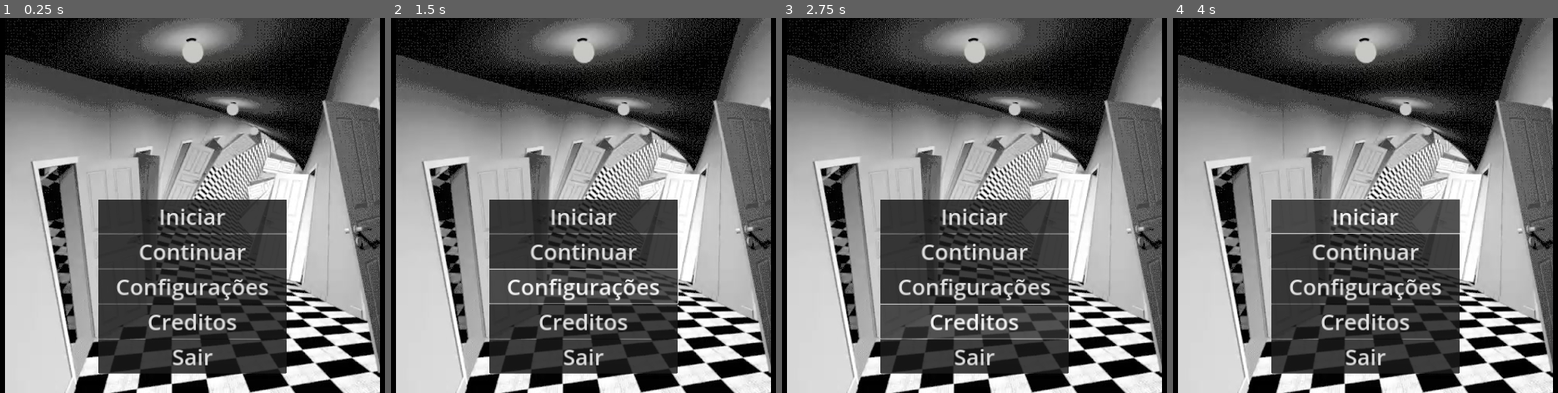
Above: before the commit, frames 1-4 (left to right).
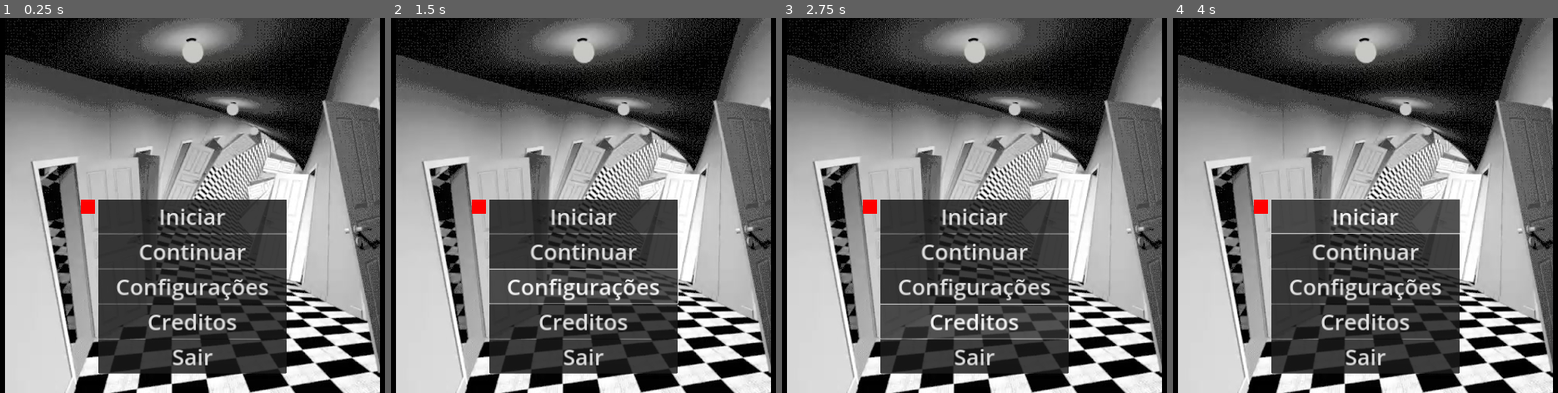
Above: after the commit, the same moments.

Repository: gsmereka/Criascript-Jam-Game
Game: Godot game, scene res://Interface/Menu/menu.tscn
Two runs of this game, one before a commit and one after it. Both use one fixed random seed, a clock stepped at 60 frames per second and the inputs below. The project has no main scene, so this scene is started directly.
Inputs:
- Up to frame 1 (0.25 s): no input
- Up to frame 2 (1.5 s): click "Continuar" at 0.5 s; click "Configurações" at 1.25 s
- Up to frame 3 (2.75 s): click "Creditos" at 2 s
- Up to frame 4 (4 s): click "Iniciar" at 2.75 s; click "Iniciar" at 3.5 s

The runs differ from the first frame. In frame 1, 0.1% of the frame differs, in the area x 20-25%, y 48-53%; in frame 2, 0.1%; in frame 3, 0.1%; in frame 4, 0.1%.

Commit message:
update-menu

Diff:
--- /dev/null
+++ b/Interface/ConfigMenu/config_menu.tscn
@@ -0,0 +1,94 @@
+[gd_scene load_steps=4 format=3 uid="uid://bi0w8f3fbx3tv"]
+
+[sub_resource type="StyleBoxFlat" id="StyleBoxFlat_nxvck"]
+bg_color = Color(0.6, 0.6, 0.6, 0)
+
+[sub_resource type="StyleBoxFlat" id="StyleBoxFlat_pbe07"]
+bg_color = Color(0, 0, 0, 1)
+
+[sub_resource type="LabelSettings" id="LabelSettings_p6c4i"]
+font_size = 64
+
+[node name="ConfigMenu" type="Control"]
+layout_mode = 3
+anchors_preset = 15
+anchor_right = 1.0
+anchor_bottom = 1.0
+grow_horizontal = 2
+grow_vertical = 2
+
+[node name="BackgroundColor" type="ColorRect" parent="."]
+layout_mode = 1
+anchors_preset = 15
+anchor_right = 1.0
+anchor_bottom = 1.0
+grow_horizontal = 2
+grow_vertical = 2
+color = Color(0, 0, 0, 1)
+metadata/_edit_use_anchors_ = true
+
+[node name="ConfigPanel" type="Panel" parent="."]
+layout_mode = 1
+anchors_preset = 8
+anchor_left = 0.5
+anchor_top = 0.5
+anchor_right = 0.5
+anchor_bottom = 0.5
+offset_left = -271.0
+offset_top = -209.0
+offset_right = 271.0
+offset_bottom = 384.0
+grow_horizontal = 2
+grow_vertical = 2
+theme_override_styles/panel = SubResource("StyleBoxFlat_nxvck")
+
+[node name="PanelBackground" type="Panel" parent="ConfigPanel"]
+layout_mode = 1
+anchors_preset = 15
+anchor_right = 1.0
+anchor_bottom = 1.0
+offset_top = -9.0
+offset_bottom = -100.0
+grow_horizontal = 2
+grow_vertical = 2
+theme_override_styles/panel = SubResource("StyleBoxFlat_pbe07")
+
+[node name="OptionsContainer" type="VBoxContainer" parent="ConfigPanel"]
+layout_mode = 1
+anchors_preset = 15
+anchor_right = 1.0
+anchor_bottom = 1.0
+offset_bottom = -71.0
+grow_horizontal = 2
+grow_vertical = 2
+
+[node name="FullScreen" type="Button" parent="ConfigPanel/OptionsContainer"]
+layout_mode = 2
+theme_override_font_sizes/font_size = 64
+text = "Tela Cheia
+"
+
+[node name="Volume" type="HBoxContainer" parent="ConfigPanel/OptionsContainer"]
+custom_minimum_size = Vector2(0, 96)
+layout_mode = 2
+
+[node name="Label" type="Label" parent="ConfigPanel/OptionsContainer/Volume"]
+custom_minimum_size = Vector2(200, 0)
+layout_mode = 2
+text = "Vol"
+label_settings = SubResource("LabelSettings_p6c4i")
+horizontal_alignment = 1
+
+[node name="Volume" type="HSlider" parent="ConfigPanel/OptionsContainer/Volume"]
+custom_minimum_size = Vector2(271, 96)
+layout_mode = 2
+
+[node name="Language" type="Button" parent="ConfigPanel/OptionsContainer"]
+layout_mode = 2
+theme_override_font_sizes/font_size = 64
+text = "Idioma"
+
+[node name="ExitConfig" type="Button" parent="ConfigPanel/OptionsContainer"]
+layout_mode = 2
+theme_override_font_sizes/font_size = 64
+text = "Fechar"
--- a/Interface/Menu/menu.tscn
+++ b/Interface/Menu/menu.tscn
@@ -1,9 +1,14 @@
-[gd_scene load_steps=3 format=3 uid="uid://bm25056tyrsyl"]
+[gd_scene load_steps=6 format=3 uid="uid://bm25056tyrsyl"]
 
 [ext_resource type="Texture2D" uid="uid://dbwtrfalr2xno" path="res://Interface/Menu/menu.jpg" id="1_akneg"]
+[ext_resource type="PackedScene" uid="uid://bi0w8f3fbx3tv" path="res://Interface/ConfigMenu/config_menu.tscn" id="2_5hr7w"]
+[ext_resource type="Script" path="res://Interface/Menu/selection_cursor.gd" id="2_xqi0e"]
 
 [sub_resource type="StyleBoxFlat" id="StyleBoxFlat_nxvck"]
 bg_color = Color(0.6, 0.6, 0.6, 0)
+
+[sub_resource type="StyleBoxFlat" id="StyleBoxFlat_mdoyc"]
+bg_color = Color(0, 0, 0, 1)
 
 [node name="Menu" type="Control"]
 layout_mode = 3
@@ -13,7 +18,7 @@
 grow_horizontal = 2
 grow_vertical = 2
 
-[node name="Blackbackground" type="TextureRect" parent="."]
+[node name="Background" type="TextureRect" parent="."]
 modulate = Color(0, 0, 0, 1)
 layout_mode = 1
 anchors_preset = 15
@@ -38,6 +43,14 @@
 grow_horizontal = 2
 grow_vertical = 2
 texture = ExtResource("1_akneg")
+
+[node name="SelectionCursor" type="ColorRect" parent="." node_paths=PackedStringArray("menu")]
+layout_mode = 0
+offset_right = 40.0
+offset_bottom = 40.0
+color = Color(1, 0, 0, 1)
+script = ExtResource("2_xqi0e")
+menu = NodePath("../OptionsPanel2/OptionsContainer")
 
 [node name="OptionsPanel" type="Panel" parent="."]
 layout_mode = 1
@@ -98,3 +111,69 @@
 theme_override_font_sizes/font_size = 64
 text = "Sair
 "
+
+[node name="OptionsPanel2" type="Panel" parent="."]
+visible = false
+layout_mode = 1
+anchors_preset = 8
+anchor_left = 0.5
+anchor_top = 0.5
+anchor_right = 0.5
+anchor_bottom = 0.5
+offset_left = -271.0
+offset_top = -17.0
+offset_right = 271.0
+offset_bottom = 576.0
+grow_horizontal = 2
+grow_vertical = 2
+theme_override_styles/panel = SubResource("StyleBoxFlat_nxvck")
+
+[node name="PanelBackground" type="Panel" parent="OptionsPanel2"]
+layout_mode = 1
+anchors_preset = 15
+anchor_right = 1.0
+anchor_bottom = 1.0
+offset_bottom = -93.0
+grow_horizontal = 2
+grow_vertical = 2
+theme_override_styles/panel = SubResource("StyleBoxFlat_mdoyc")
+
+[node name="OptionsContainer" type="VBoxContainer" parent="OptionsPanel2"]
+layout_mode = 1
+anchors_preset = 15
+anchor_right = 1.0
+anchor_bottom = 1.0
+offset_bottom = -71.0
+grow_horizontal = 2
+grow_vertical = 2
+
+[node name="Init" type="Label" parent="OptionsPanel2/OptionsContainer"]
+layout_mode = 2
+theme_override_font_sizes/font_size = 64
+text = "Iniciar"
+
+[node name="Continue" type="Label" parent="OptionsPanel2/OptionsContainer"]
+layout_mode = 2
+theme_override_font_sizes/font_size = 64
+text = "Continuar"
+
+[node name="Config" type="Label" parent="OptionsPanel2/OptionsContainer"]
+layout_mode = 2
+theme_override_font_sizes/font_size = 64
+text = "Configurações
+"
+
+[node name="Credits" type="Label" parent="OptionsPanel2/OptionsContainer"]
+layout_mode = 2
+theme_override_font_sizes/font_size = 64
+text = "Creditos"
+
+[node name="Exit" type="Label" parent="OptionsPanel2/OptionsContainer"]
+layout_mode = 2
+theme_override_font_sizes/font_size = 64
+text = "Sair
+"
+
+[node name="ConfigMenu" parent="." instance=ExtResource("2_5hr7w")]
+visible = false
+layout_mode = 1
--- /dev/null
+++ b/Interface/Menu/selection_cursor.gd
@@ -0,0 +1,29 @@
+extends ColorRect
+
+@export var menu: VBoxContainer
+var index := 0
+
+
+func go_to_index():
+	global_position = menu.get_child(index).global_position
+	global_position.x -= 50
+	pass
+
+# Called when the node enters the scene tree for the first time.
+func _ready() -> void:
+	go_to_index()
+	#print(menu.get_child(0).name)
+	pass # Replace with function body.
+
+
+# Called every frame. 'delta' is the elapsed time since the previous frame.
+func _process(delta: float) -> void:
+	if Input.is_action_just_pressed("ui_down"):
+		index += 1;
+		#go_to_index();
+	if Input.is_action_just_pressed("ui_up"):
+		index -= 1;
+		if (index < 0):
+			index = 0
+		go_to_index();
+	pass
--- a/project.godot
+++ b/project.godot
@@ -22,6 +22,41 @@
 window/size/window_height_override=648
 window/stretch/mode="canvas_items"
 
+[input]
+
+ui_left={
+"deadzone": 0.5,
+"events": [Object(InputEventKey,"resource_local_to_scene":false,"resource_name":"","device":0,"window_id":0,"alt_pressed":false,"shift_pressed":false,"ctrl_pressed":false,"meta_pressed":false,"pressed":false,"keycode":4194319,"physical_keycode":0,"key_label":0,"unicode":0,"location":0,"echo":false,"script":null)
+, Object(InputEventJoypadButton,"resource_local_to_scene":false,"resource_name":"","device":0,"button_index":13,"pressure":0.0,"pressed":false,"script":null)
+, Object(InputEventJoypadMotion,"resource_local_to_scene":false,"resource_name":"","device":0,"axis":0,"axis_value":-1.0,"script":null)
+, Object(InputEventKey,"resource_local_to_scene":false,"resource_name":"","device":-1,"window_id":0,"alt_pressed":false,"shift_pressed":false,"ctrl_pressed":false,"meta_pressed":false,"pressed":false,"keycode":0,"physical_keycode":65,"key_label":0,"unicode":97,"location":0,"echo":false,"script":null)
+]
+}
+ui_right={
+"deadzone": 0.5,
+"events": [Object(InputEventKey,"resource_local_to_scene":false,"resource_name":"","device":0,"window_id":0,"alt_pressed":false,"shift_pressed":false,"ctrl_pressed":false,"meta_pressed":false,"pressed":false,"keycode":4194321,"physical_keycode":0,"key_label":0,"unicode":0,"location":0,"echo":false,"script":null)
+, Object(InputEventJoypadButton,"resource_local_to_scene":false,"resource_name":"","device":0,"button_index":14,"pressure":0.0,"pressed":false,"script":null)
+, Object(InputEventJoypadMotion,"resource_local_to_scene":false,"resource_name":"","device":0,"axis":0,"axis_value":1.0,"script":null)
+, Object(InputEventKey,"resource_local_to_scene":false,"resource_name":"","device":-1,"window_id":0,"alt_pressed":false,"shift_pressed":false,"ctrl_pressed":false,"meta_pressed":false,"pressed":false,"keycode":0,"physical_keycode":68,"key_label":0,"unicode":100,"location":0,"echo":false,"script":null)
+]
+}
+ui_up={
+"deadzone": 0.5,
+"events": [Object(InputEventKey,"resource_local_to_scene":false,"resource_name":"","device":0,"window_id":0,"alt_pressed":false,"shift_pressed":false,"ctrl_pressed":false,"meta_pressed":false,"pressed":false,"keycode":4194320,"physical_keycode":0,"key_label":0,"unicode":0,"location":0,"echo":false,"script":null)
+, Object(InputEventJoypadButton,"resource_local_to_scene":false,"resource_name":"","device":0,"button_index":11,"pressure":0.0,"pressed":false,"script":null)
+, Object(InputEventJoypadMotion,"resource_local_to_scene":false,"resource_name":"","device":0,"axis":1,"axis_value":-1.0,"script":null)
+, Object(InputEventKey,"resource_local_to_scene":false,"resource_name":"","device":-1,"window_id":0,"alt_pressed":false,"shift_pressed":false,"ctrl_pressed":false,"meta_pressed":false,"pressed":false,"keycode":0,"physical_keycode":87,"key_label":0,"unicode":119,"location":0,"echo":false,"script":null)
+]
+}
+ui_down={
+"deadzone": 0.5,
+"events": [Object(InputEventKey,"resource_local_to_scene":false,"resource_name":"","device":0,"window_id":0,"alt_pressed":false,"shift_pressed":false,"ctrl_pressed":false,"meta_pressed":false,"pressed":false,"keycode":4194322,"physical_keycode":0,"key_label":0,"unicode":0,"location":0,"echo":false,"script":null)
+, Object(InputEventJoypadButton,"resource_local_to_scene":false,"resource_name":"","device":0,"button_index":12,"pressure":0.0,"pressed":false,"script":null)
+, Object(InputEventJoypadMotion,"resource_local_to_scene":false,"resource_name":"","device":0,"axis":1,"axis_value":1.0,"script":null)
+, Object(InputEventKey,"resource_local_to_scene":false,"resource_name":"","device":-1,"window_id":0,"alt_pressed":false,"shift_pressed":false,"ctrl_pressed":false,"meta_pressed":false,"pressed":false,"keycode":0,"physical_keycode":83,"key_label":0,"unicode":115,"location":0,"echo":false,"script":null)
+]
+}
+
 [rendering]
 
 renderer/rendering_method="gl_compatibility"
